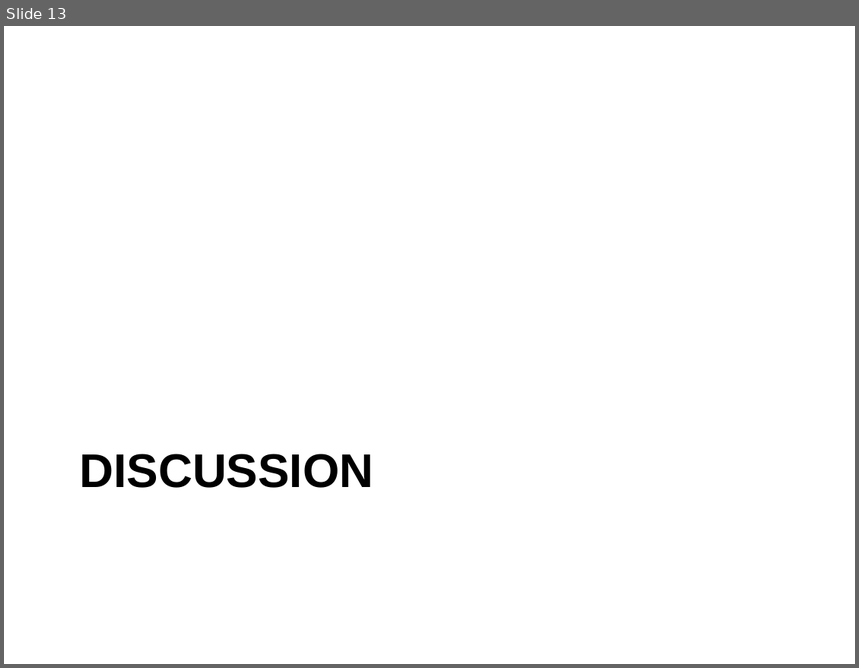
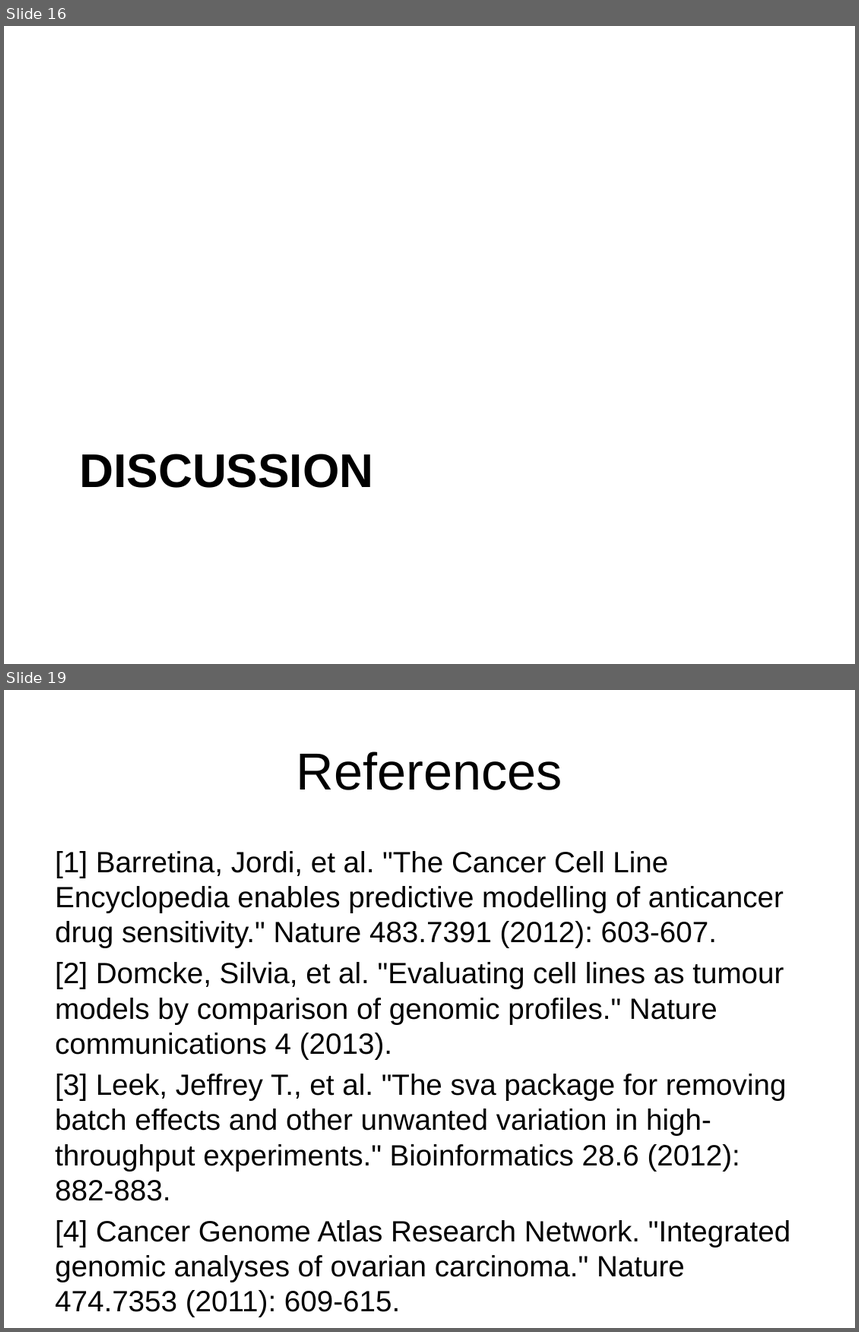
Before and after one commit to eotles/CS838, a slide deck: ProjectPresentation.pptx. Shown one above the other, each under a label of ours: slide 13 before the commit, slides 16 and 19 after it; the slides between them are not shown. The pictures are 859x668 and 859x1332 pixels, drawn with LibreOffice and Linux fonts; fonts in the diff are those of the drawing. Boxes give left, top, right and bottom in pixels: in the first picture for what was removed or moved away, otherwise in the second. Text is boxed around its words. In the diff, an @@ line names an element or a change of style, - is before the commit and + after.

```diff
--- a/ProjectPresentation.pptx
+++ b/ProjectPresentation.pptx
@@ slide 19 added at box(4, 690, 855, 1328), background #FFFFFF @@
@@ title added at box(297, 752, 563, 790), 44 pt, text #000000 @@
+References
@@ text added at box(55, 851, 791, 1318), 24.8 pt, text #000000 @@
+[1] Barretina, Jordi, et al. "The Cancer Cell Line Encyclopedia enables predictive modelling of anticancer drug sensitivity." Nature 483.7391 (2012): 603-607.
+[2] Domcke, Silvia, et al. "Evaluating cell lines as tumour models by comparison of genomic profiles." Nature communications 4 (2013).
+[3] Leek, Jeffrey T., et al. "The sva package for removing batch effects and other unwanted variation in high-throughput experiments." Bioinformatics 28.6 (2012): 882-883.
+[4] Cancer Genome Atlas Research Network. "Integrated genomic analyses of ovarian carcinoma." Nature 474.7353 (2011): 609-615.
@@ what was slide 13 is now slide 16 @@
```
Also in this commit, not shown: 4 slides changed, 7 other slides added, 5 slides removed.
